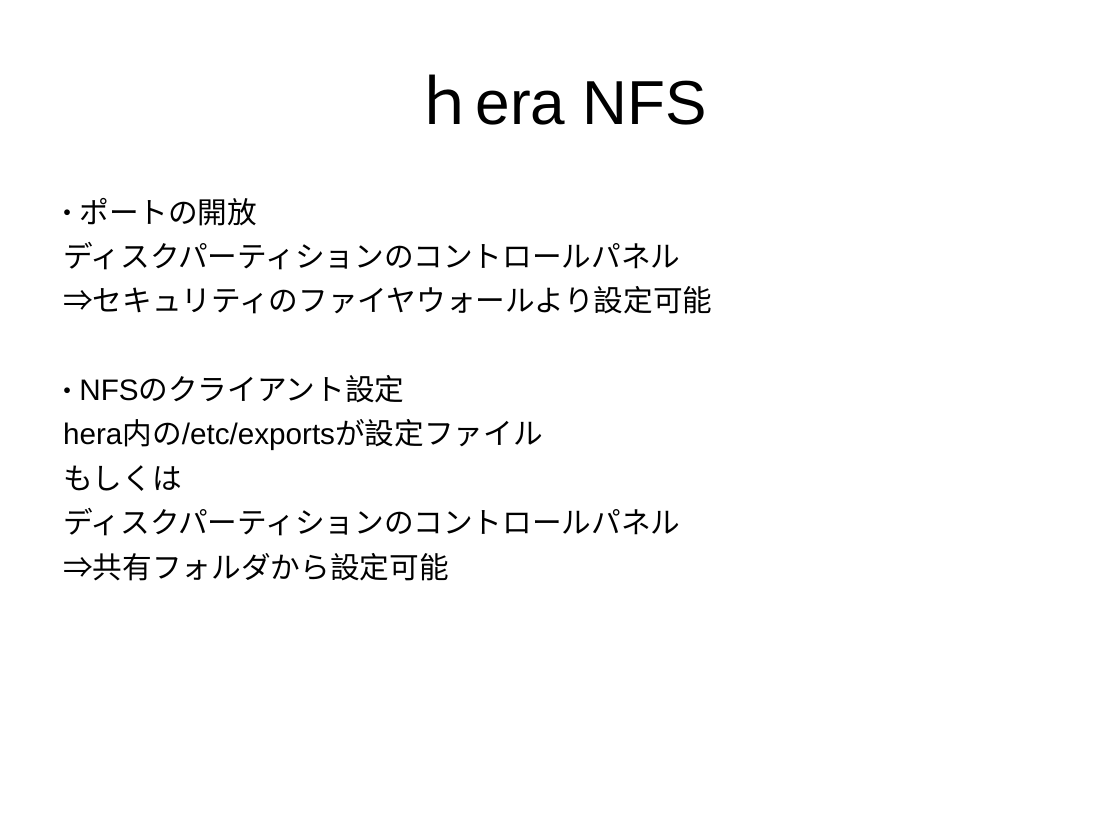
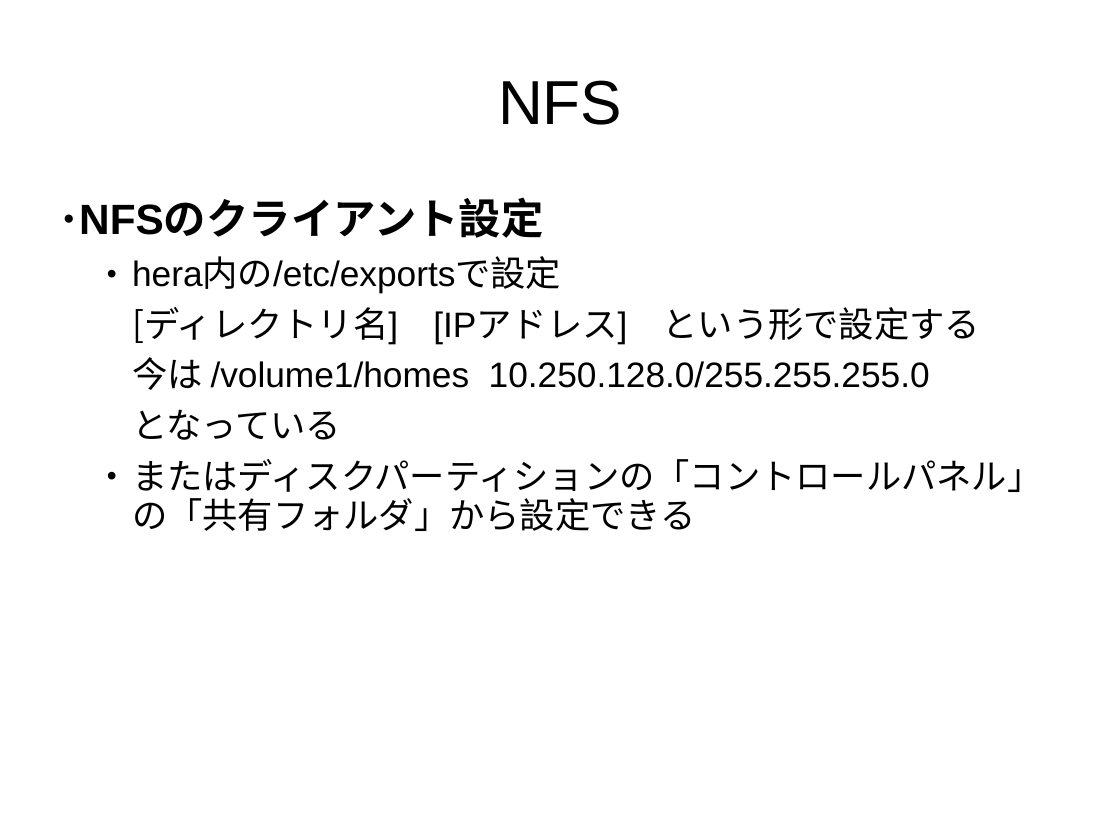
Before and after one commit to naoki709mm/BCL_presentation, a slide deck: slide 7 of okuya.ppt (slide 2 before the commit). Drawn at 1120x840 pixels with LibreOffice and Linux fonts; fonts in the diff are those of the drawing. Boxes give left, top, right and bottom in pixels: in the first picture for what was removed or moved away, otherwise in the second. Text is boxed around its words. In the diff, an @@ line names an element or a change of style, - is before the commit and + after.

```diff
--- a/okuya.ppt
+++ b/okuya.ppt
@@ title at bbox=[498, 80, 622, 125]: text changed @@
-ｈera NFS
+NFS
@@ subtitle at bbox=[63, 198, 712, 314]: paragraphs removed @@
-● ポートの開放
-ディスクパーティションのコントロールパネル
-⇒セキュリティのファイヤウォールより設定可能
@@ subtitle at bbox=[79, 200, 543, 238]: size 21 to 30 pt, bold on in "NFSのクライアント設定" @@
@@ subtitle at bbox=[132, 258, 1042, 531]: text changed; size 21 to 25 pt; font Noto Sans CJK JP to Arial @@
-hera内の/etc/exportsが設定ファイル
-もしくは
-ディスクパーティションのコントロールパネル
-⇒共有フォルダから設定可能
+  • hera内の/etc/exportsで設定
+      [ディレクトリ名] [IPアドレス] という形で設定する
+      今は /volume1/homes 10.250.128.0/255.255.255.0
+      となっている
+  • またはディスクパーティションの「コントロールパネル」の「共有フォルダ」から設定できる
```
Also in this commit, not shown: 3 other slides changed, 9 slides added, 1 slide removed.
